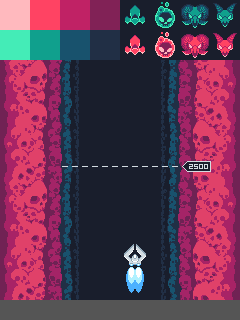
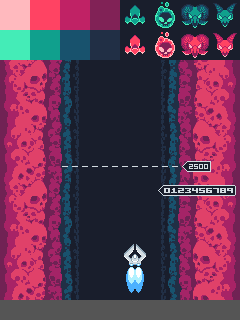
Two versions of the same layered image (240×320). Layer-by-layer changes:
added layer "0123456789" above "checkpoint" over (x1=158, y1=185, x2=236, y2=196)
